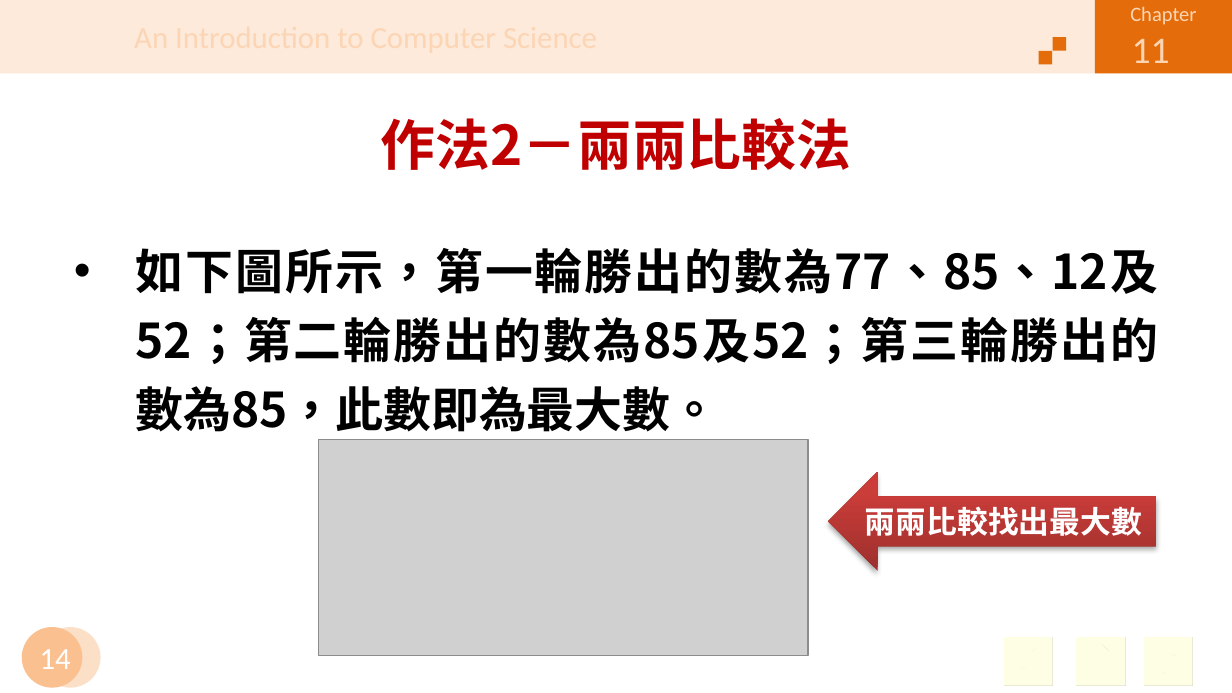
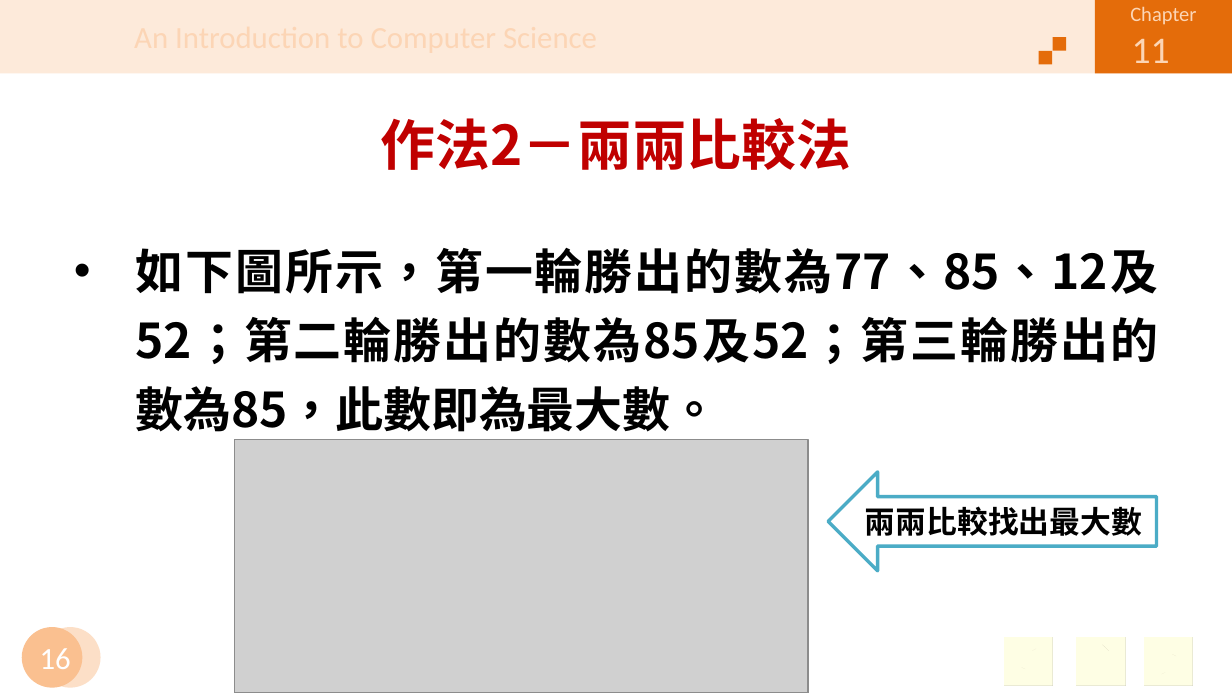
Before and after one commit to jiaweichang/biography, a slide deck: slide 16 of slides/11401/Introduction to Computer/CH11.pptx (slide 14 before the commit). Drawn at 1232x693 pixels with LibreOffice and Linux fonts; fonts in the diff are those of the drawing; grey boxes stand for pictures; background and template pictures are left out. Boxes give left, top, right and bottom in pixels: in the first picture for what was removed or moved away, otherwise in the second. Text is boxed around its words. In the diff, an @@ line names an element or a change of style, - is before the commit and + after.

```diff
--- a/slides/11401/Introduction to Computer/CH11.pptx
+++ b/slides/11401/Introduction to Computer/CH11.pptx
@@ picture: place and size @@
-picture at [319,440,808,655]
+picture at [235,440,808,692]
@@ left arrow "兩兩比較找出最大數" at [828,472,1157,570]: text colour #FFFFFF to #000000; fill gradient #9C2F2D to #CB3E3A to #CE3B37 to #FFFFFF; outline none to #4BACC6 2 pt; shadow off @@
@@ page number at [40,648,71,669]: text changed @@
-14
+16
```
Also in this commit, not shown: 53 other slides changed, 5 slides added, 3 slides removed, 10 other files.
